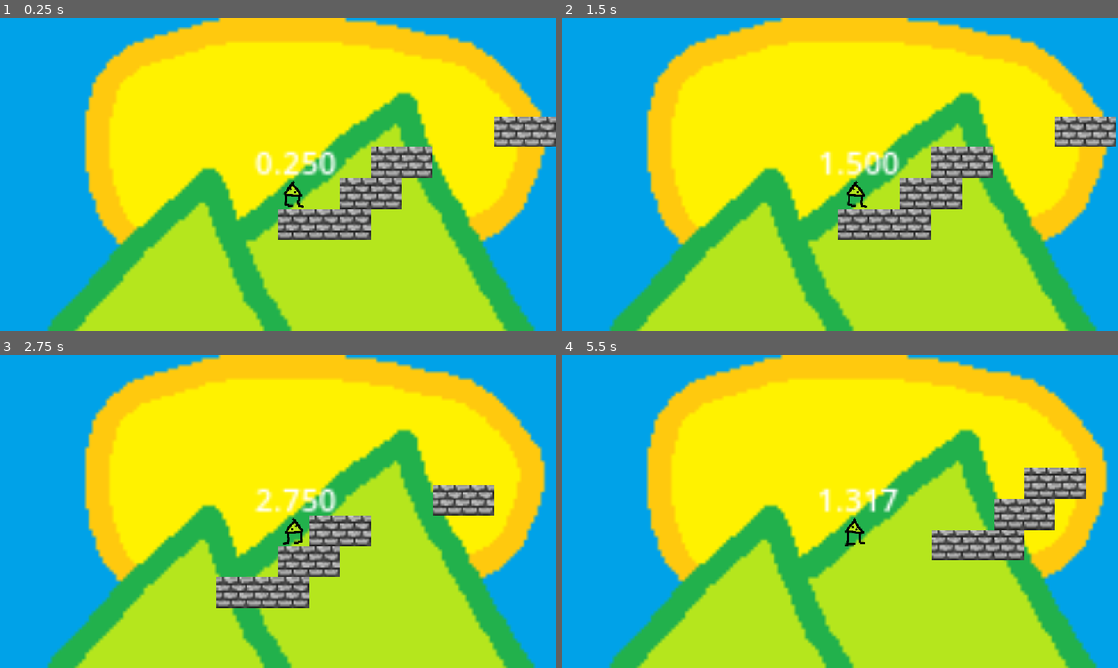
Above: before the commit, frames 1-4 (two rows, left to right).
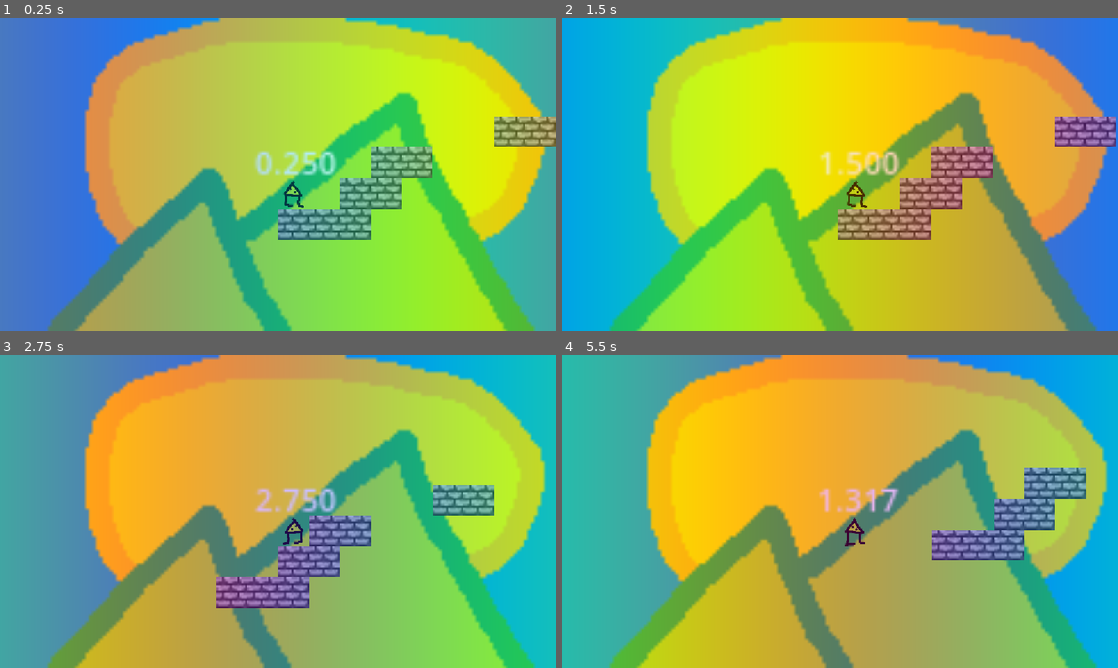
Above: after the commit, the same moments.

Repository: banana-piecake/gorbformer
Game: Godot game, scene res://node.tscn
Same seed, same stepped clock (60 frames per second), same inputs: the game is played once before the commit and once after it.
Inputs:
- Up to frame 1 (0.25 s): no input
- Up to frame 2 (1.5 s): hold Shift (slow) 0.53-1.28 s; hold D (right) from 0.53 s (still down); tap W (jump) at 0.77 s; tap Shift (slow) at 1.35 s
- Up to frame 3 (2.75 s): tap W (jump) at 1.52 s; release D (right) at 2.03 s; hold A (left) from 2.03 s (still down); hold Shift (slow) from 2.03 s (still down)
- Up to frame 4 (5.5 s): release A (left) at 2.78 s; release Shift (slow) at 2.78 s; hold D (right) 2.78-4.28 s; tap Shift (slow) at 2.85, 4.35 s; tap W (jump) at 3.02, 3.77, 4.52 s; hold Shift (slow) 3.53-4.28 s; tap R (reset) at 4.15 s; hold A (left) 4.28-5.03 s; hold D (right) from 5.03 s (still down); hold Shift (slow) from 5.03 s (still down)

The runs differ from the first frame. In frame 1, 94% of the frame differs, in the area x 0-100%, y 0-100%; in frame 2, 71%; in frame 3, 98%; in frame 4, 89%.

Commit message:
added a rainbow shader

Diff:
--- /dev/null
+++ b/gorbformer/node.gdshader
@@ -0,0 +1,11 @@
+shader_type canvas_item;
+
+uniform float speed = 2.0;
+uniform float frequency = 5.0;
+
+void fragment() {
+	vec3 rainbow = 0.5 + 0.5 * cos((TIME * speed) + (UV.x * frequency) + vec3(0.0, 2.0, 4.0));
+
+	// ooh fancy shader
+	COLOR = vec4(rainbow, 0.3);
+}
--- /dev/null
+++ b/gorbformer/node.tres
@@ -0,0 +1,5 @@
+[gd_resource type="VisualShader" format=3 uid="uid://dvic2tks3xco4"]
+
+[resource]
+mode = 1
+flags/light_only = false
--- a/gorbformer/node.tscn
+++ b/gorbformer/node.tscn
@@ -8,6 +8,7 @@
 [ext_resource type="Texture2D" uid="uid://dl4cct4gib5ud" path="res://gorb_2.png" id="3_qn3nj"]
 [ext_resource type="Texture2D" uid="uid://cdemn4meo3og5" path="res://gorb_3.png" id="4_l6pdb"]
 [ext_resource type="Script" uid="uid://cln1rquvsoaxm" path="res://label.gd" id="6_l6pdb"]
+[ext_resource type="Shader" uid="uid://d2opcj8i58v30" path="res://node.gdshader" id="8_r657h"]
 
 [sub_resource type="SpriteFrames" id="SpriteFrames_dhs5g"]
 animations = [{
@@ -31,6 +32,11 @@
 
 [sub_resource type="RectangleShape2D" id="RectangleShape2D_bot31"]
 size = Vector2(16, 16)
+
+[sub_resource type="ShaderMaterial" id="ShaderMaterial_r657h"]
+shader = ExtResource("8_r657h")
+shader_parameter/speed = 2.0
+shader_parameter/frequency = 5.0
 
 [sub_resource type="TileSetAtlasSource" id="TileSetAtlasSource_112p8"]
 texture = ExtResource("2_j2q8x")
@@ -68,6 +74,17 @@
 position_smoothing_enabled = true
 position_smoothing_speed = 12.0
 
+[node name="CanvasLayer2" type="CanvasLayer" parent="Player/Camera2D" unique_id=270509038]
+
+[node name="ColorRect" type="ColorRect" parent="Player/Camera2D/CanvasLayer2" unique_id=1930463324]
+material = SubResource("ShaderMaterial_r657h")
+anchors_preset = 15
+anchor_right = 1.0
+anchor_bottom = 1.0
+grow_horizontal = 2
+grow_vertical = 2
+color = Color(1, 1, 1, 0.34509805)
+
 [node name="Label" type="Label" parent="Player/Camera2D" unique_id=1097759988]
 offset_left = -12.0
 offset_top = -18.0
Not shown, added: gorbformer/node.gdshader.uid
